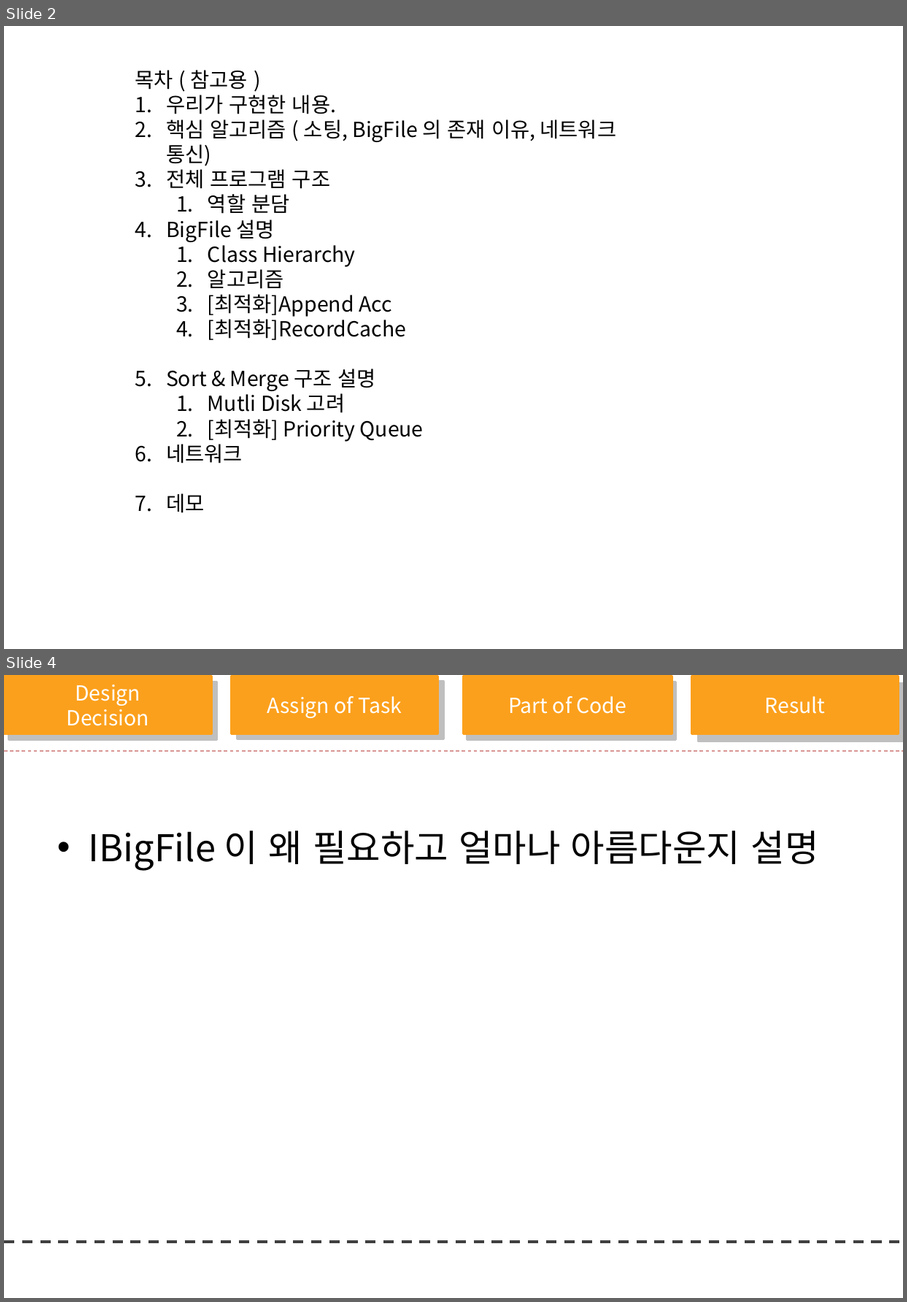
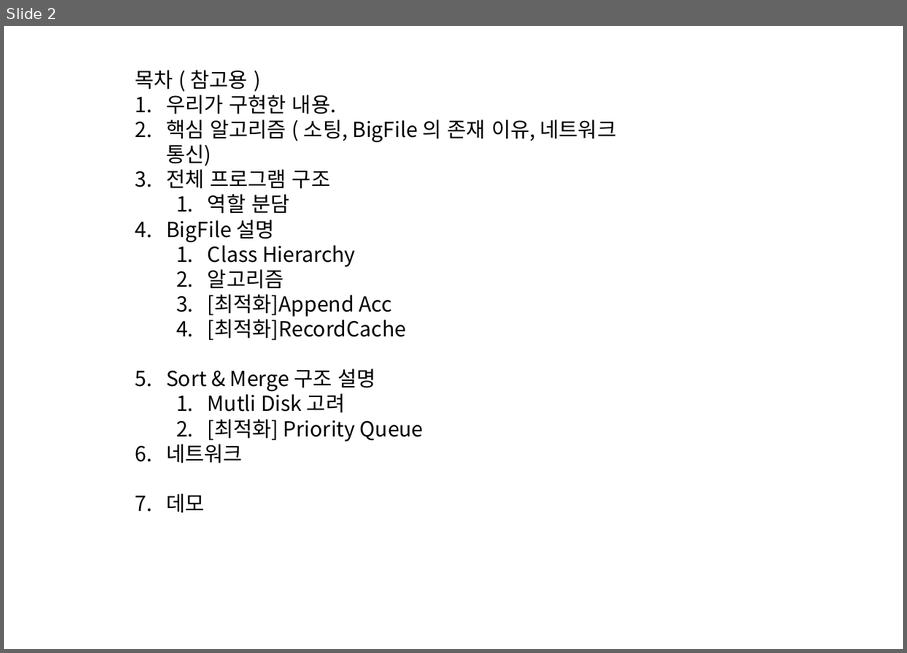
Before and after one commit to clover3/orange, a slide deck: Document/orange_progress.pptx. Shown one above the other, each under a label of ours: slides 2 and 4 before the commit, slide 2 after it; the slides between them are not shown. The pictures are 907x1302 and 907x653 pixels, drawn with LibreOffice and Linux fonts; fonts in the diff are those of the drawing; background and template pictures are left out. Boxes give left, top, right and bottom in pixels: in the first picture for what was removed or moved away, otherwise in the second. Text is boxed around its words. In the diff, an @@ line names an element or a change of style, - is before the commit and + after.

```diff
--- a/Document/orange_progress.pptx
+++ b/Document/orange_progress.pptx
@@ slide 4 removed at (4, 675, 903, 1298), background #FFFFFF @@
@@ rectangle removed at (4, 676, 211, 734) @@
-Design
-Decision
@@ rectangle removed at (9, 682, 216, 739) @@
-22-25
@@ rectangle removed at (232, 676, 438, 734) @@
-Assign of Task
@@ rectangle removed at (238, 682, 444, 739) @@
-22-25
@@ rectangle removed at (464, 676, 673, 734) @@
-Part of Code
@@ rectangle removed at (468, 682, 676, 739) @@
-22-25
@@ rectangle removed at (692, 676, 899, 734) @@
-Result
@@ rectangle removed at (699, 683, 903, 741) @@
-22-25
@@ line removed from (4, 752) to (903, 752) @@
@@ text removed at (89, 830, 819, 871) @@
-• IBigFile 이 왜 필요하고 얼마나 아름다운지 설명
@@ line removed from (4, 1241) to (903, 1241) @@
```
Also in this commit, not shown: 4 slides changed, 9 slides added, 2 other slides removed.
